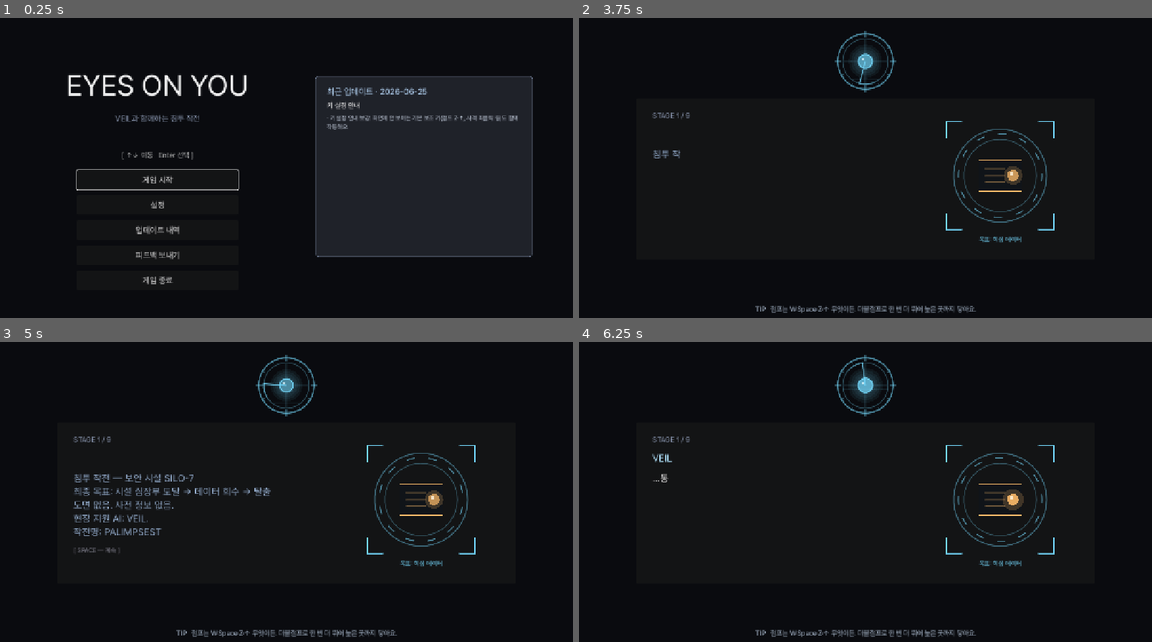
Above: before the commit, frames 1-4 (two rows, left to right).
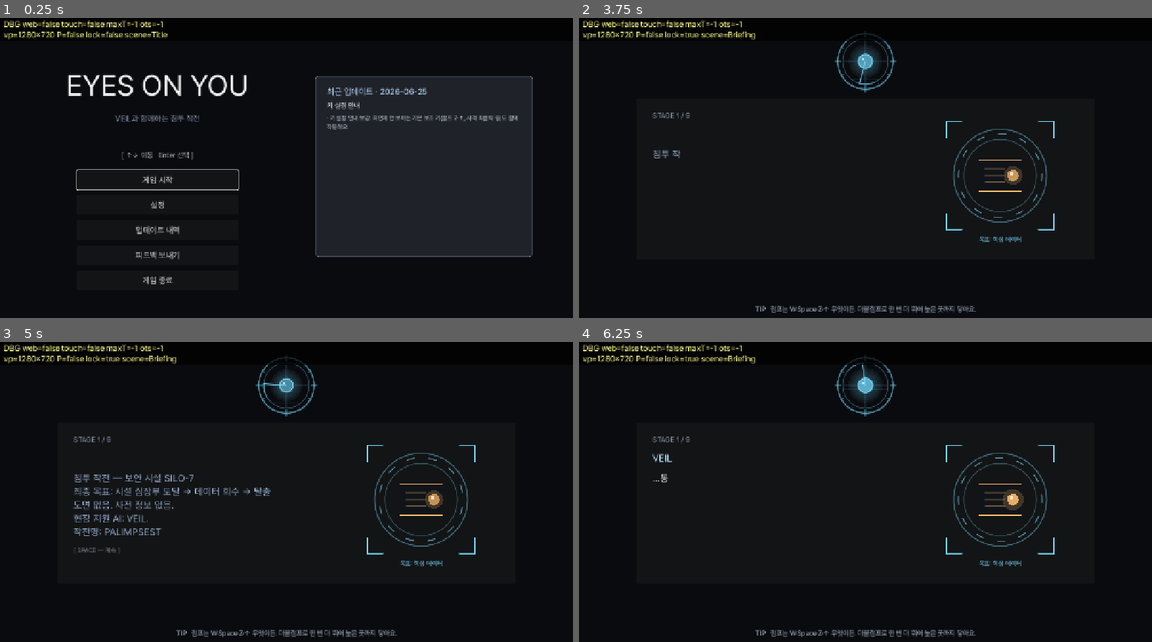
Above: after the commit, the same moments.

Repository: soomin007/EyesOnYou-Full
Game: Godot game, scene res://scenes/main.tscn
Two runs of this game, one before a commit and one after it. Both use one fixed random seed, a clock stepped at 60 frames per second and the inputs below.
Inputs (mouse positions are in pixels of both pictures, inside the frame that each line leads up to):
- Up to frame 1 (0.25 s): no input
- Up to frame 2 (3.75 s): click "게임 시작" at 0.5 s; click "일반 모드" at 1.25 s; click "바로 시작" at 2 s; tap Enter (ui_accept) at 2.75, 3.5 s; move the mouse to (991, 162) at 2.77 s; hold D (move_right) 2.78-3.5 s; hold J (attack) 2.78-3.5 s; click (991, 162) at 2.92 s; tap W (jump) at 3.02 s; drag from (750, 195) to (836, 243) at 3.52 s
- Up to frame 3 (5 s): move the mouse to (343, 432) at 4.27 s; hold A (move_left) from 4.28 s (still down); tap Space at 4.35 s
- Up to frame 4 (6.25 s): release A (move_left) at 5 s; drag from (836, 567) to (693, 456) at 5.02 s; move the mouse to (1037, 552) at 5.77 s; hold D (move_right) from 5.78 s (still down); tap E at 5.85 s; tap W (jump) at 6.02 s

The runs differ from the first frame. In frame 1, 0.7% of the frame differs, in the area x 0-30%, y 0-8%; in frame 2, 0.8%; in frame 3, 0.8%; in frame 4, 0.8%, in the area x 0-54%, y 0-8%.

Commit message:
debug(mobile): 화면 상단 진단 바 임시 추가 — 웹 터치/방향 값 표시
- web/is_touch_device/maxTouchPoints/ontouchstart/viewport/portrait/lock/scene를 상단에 표시
- 모바일 웹에서 터치 패드 미표시·가로 미전환 원인 확정용. 진단 후 제거 예정.

Co-Authored-By: Claude Opus 4.8 (1M context) <noreply@anthropic.com>
Claude-Session: https://claude.ai/code/session_01MW4chvyyQQM7ebajZ8N43Z

Diff:
--- a/scripts/OrientationGuard.gd
+++ b/scripts/OrientationGuard.gd
@@ -19,6 +19,9 @@
 var _portrait: bool = false
 var _lock_tried: bool = false
 var _touch_cached: int = -1  # -1 미판정, 0 아님, 1 터치 기기
+# [임시 진단] 웹에서 수집한 터치 지원 값 — 화면 상단 DBG 바에 표시.
+var _dbg_maxtouch: int = -1
+var _dbg_ontouch: int = -1
 
 # 터치 기기 여부(캐시). Stage/Main의 터치 UI 게이팅이 이걸 쓴다.
 # DisplayServer.is_touchscreen_available()은 모바일 *웹*에서 false를 흔히 반환하므로(알려진 문제),
@@ -57,8 +60,19 @@
 	_card.host = self
 	_card.mouse_filter = Control.MOUSE_FILTER_IGNORE
 	_layer.add_child(_card)
+	# [임시 진단] 웹 터치/방향 값을 1회 수집(maxTouchPoints 등은 안 변함). 진단 끝나면 제거.
+	if OS.has_feature("web"):
+		var a: Variant = JavaScriptBridge.eval("(navigator.maxTouchPoints||0)", true)
+		_dbg_maxtouch = int(a) if a != null else -1
+		var b: Variant = JavaScriptBridge.eval("('ontouchstart' in window)?1:0", true)
+		_dbg_ontouch = int(b) if b != null else -1
 	_refresh()
 	get_viewport().size_changed.connect(_refresh)
+
+# [임시 진단] 매 프레임 진단 텍스트를 갱신(lock/scene 상태 변화 반영). 진단 끝나면 _process 제거.
+func _process(_delta: float) -> void:
+	if _card != null:
+		_card.queue_redraw()
 
 func _refresh() -> void:
 	var vs: Vector2 = get_viewport().get_visible_rect().size
@@ -66,7 +80,7 @@
 	if _card != null:
 		_card.position = Vector2.ZERO
 		_card.size = vs
-		_card.visible = _portrait
+		_card.visible = true  # [임시 진단] 진단 바를 항상 보이게(원래는 _portrait). 진단 끝나면 되돌리기.
 		_card.queue_redraw()
 
 func _input(event: InputEvent) -> void:
@@ -106,10 +120,20 @@
 
 func _render(card: Control) -> void:
 	var vs: Vector2 = card.size
-	card.draw_rect(Rect2(Vector2.ZERO, vs), Color(0.03, 0.04, 0.05, 0.98))
-	if _font == null:
-		return
-	var msg: String = "기기를 가로로 돌려주세요"
-	card.draw_string(_font, Vector2(0.0, vs.y * 0.5), msg, HORIZONTAL_ALIGNMENT_CENTER, vs.x, 40, Color(0.86, 0.92, 1.0, 0.96))
-	var sub: String = "화면 회전 잠금이 켜져 있으면 꺼주세요"
-	card.draw_string(_font, Vector2(0.0, vs.y * 0.5 + 46.0), sub, HORIZONTAL_ALIGNMENT_CENTER, vs.x, 22, Color(0.62, 0.72, 0.82, 0.9))
+	# 세로일 때만 풀스크린 어둠 + "가로로 돌려주세요" 안내.
+	if _portrait:
+		card.draw_rect(Rect2(Vector2.ZERO, vs), Color(0.03, 0.04, 0.05, 0.98))
+		if _font != null:
+			var msg: String = "기기를 가로로 돌려주세요"
+			card.draw_string(_font, Vector2(0.0, vs.y * 0.5), msg, HORIZONTAL_ALIGNMENT_CENTER, vs.x, 40, Color(0.86, 0.92, 1.0, 0.96))
+			var sub: String = "화면 회전 잠금이 켜져 있으면 꺼주세요"
+			card.draw_string(_font, Vector2(0.0, vs.y * 0.5 + 46.0), sub, HORIZONTAL_ALIGNMENT_CENTER, vs.x, 22, Color(0.62, 0.72, 0.82, 0.9))
+	# [임시 진단] 화면 상단에 항상 표시 — 사용자가 읽어주면 원인 확정. 진단 끝나면 이 블록 삭제.
+	if _font != null:
+		var scn: Node = get_tree().current_scene
+		var sn: String = scn.name if scn != null else "?"
+		var l1: String = "DBG web=%s touch=%s maxT=%d ots=%d" % [str(OS.has_feature("web")), str(is_touch_device()), _dbg_maxtouch, _dbg_ontouch]
+		var l2: String = "vp=%dx%d P=%s lock=%s scene=%s" % [int(vs.x), int(vs.y), str(_portrait), str(_lock_tried), sn]
+		card.draw_rect(Rect2(0.0, 0.0, vs.x, 52.0), Color(0.0, 0.0, 0.0, 0.72))
+		card.draw_string(_font, Vector2(8.0, 20.0), l1, HORIZONTAL_ALIGNMENT_LEFT, vs.x - 16.0, 18, Color(1.0, 1.0, 0.55))
+		card.draw_string(_font, Vector2(8.0, 44.0), l2, HORIZONTAL_ALIGNMENT_LEFT, vs.x - 16.0, 18, Color(1.0, 1.0, 0.55))
